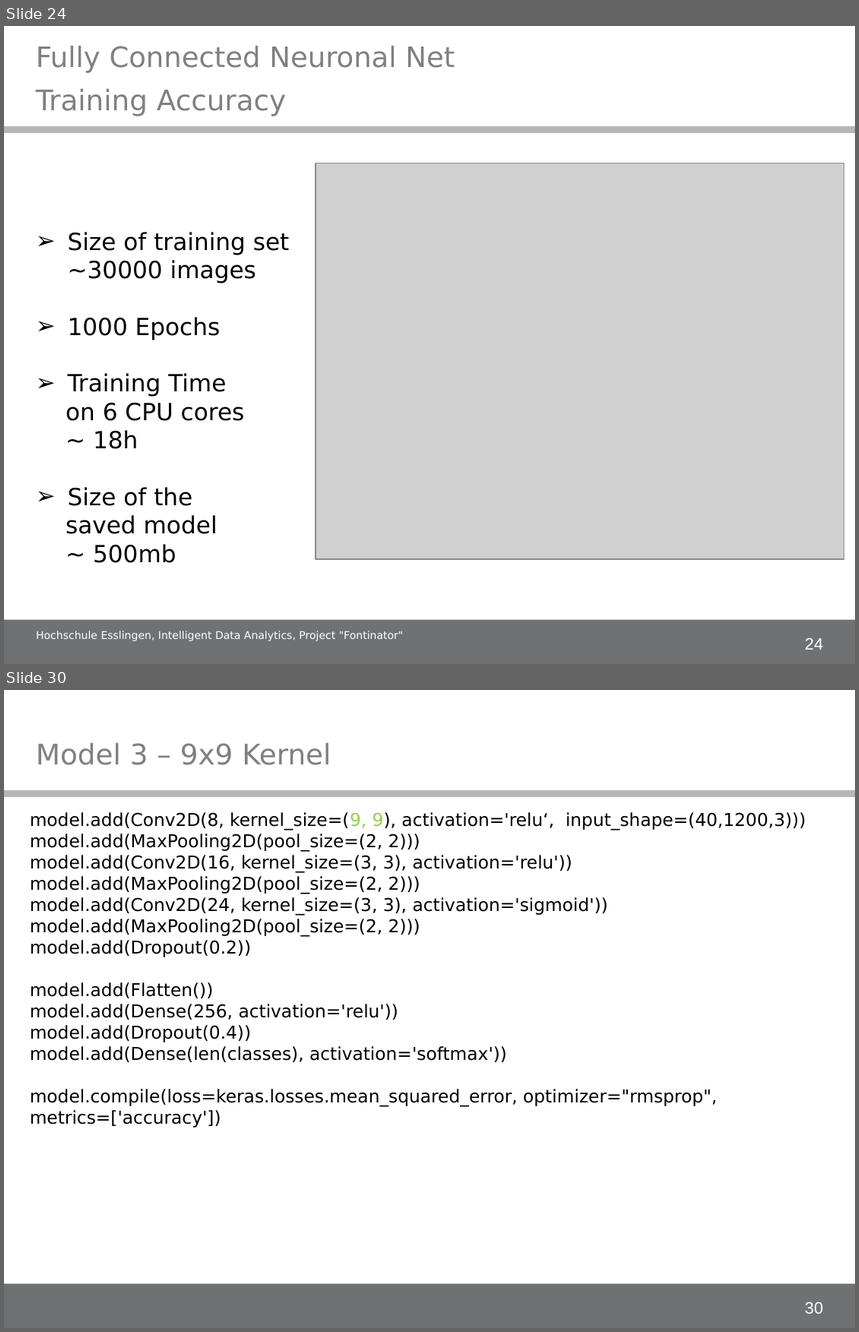
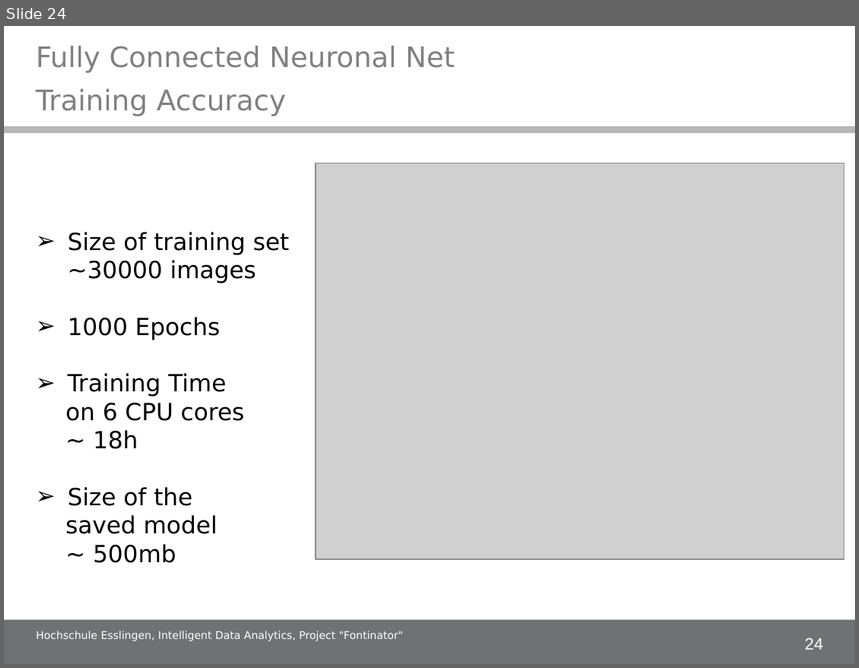
Before and after one commit to alex-ta/Fontinator, a slide deck: Documents/IDA_project_presentation.ppt. Shown one above the other, each under a label of ours: slides 24 and 30 before the commit, slide 24 after it; the slides between them are not shown. The pictures are 859x1332 and 859x668 pixels, drawn with LibreOffice and Linux fonts; fonts in the diff are those of the drawing; grey boxes stand for pictures; background and template pictures are left out. Boxes give left, top, right and bottom in pixels: in the first picture for what was removed or moved away, otherwise in the second. Text is boxed around its words. In the diff, an @@ line names an element or a change of style, - is before the commit and + after.

```diff
--- a/Documents/IDA_project_presentation.ppt
+++ b/Documents/IDA_project_presentation.ppt
@@ slide 30 removed at (4, 690, 855, 1328), background #FFFFFF; not listed: 3 template elements that a slide beside it also shows @@
@@ title removed at (36, 742, 331, 765) @@
-Model 3 – 9x9 Kernel
@@ text removed at (30, 812, 806, 1128) @@
-model.add(Conv2D(8, kernel_size=(9, 9), activation='relu‘, input_shape=(40,1200,3)))
-model.add(MaxPooling2D(pool_size=(2, 2)))
-model.add(Conv2D(16, kernel_size=(3, 3), activation='relu'))
-model.add(MaxPooling2D(pool_size=(2, 2)))
-model.add(Conv2D(24, kernel_size=(3, 3), activation='sigmoid'))
-model.add(MaxPooling2D(pool_size=(2, 2)))
-model.add(Dropout(0.2))
-model.add(Flatten())
-model.add(Dense(256, activation='relu'))
-model.add(Dropout(0.4))
-model.add(Dense(len(classes), activation='softmax'))
-model.compile(loss=keras.losses.mean_squared_error, optimizer="rmsprop", metrics=['accuracy'])
```
Also in this commit, not shown: 6 slides changed, 4 slides added, 7 other slides removed.
